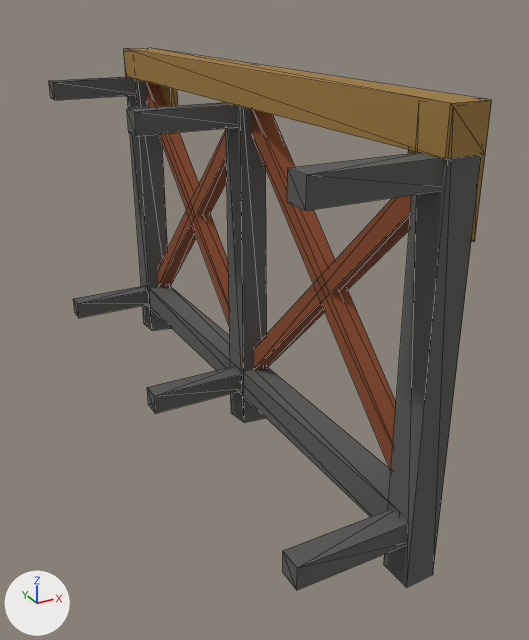
The glTF model game/public/models/arm_reinforced_cage.glb as it was, and as the next commit left it.
Both versions are drawn from a camera (50 mm lens) standing at (-0.35, -1.543, 1.043) and looking at (0.433, -0.12, 0.331). The lights are fixed; the arrows at lower left show +X, +Y and +Z. The picture after the commit comes second. Mesh edges are drawn as thin lines. Vertices at exactly the same position are counted once.

The first picture shows 'arm_reinforced_cage'.
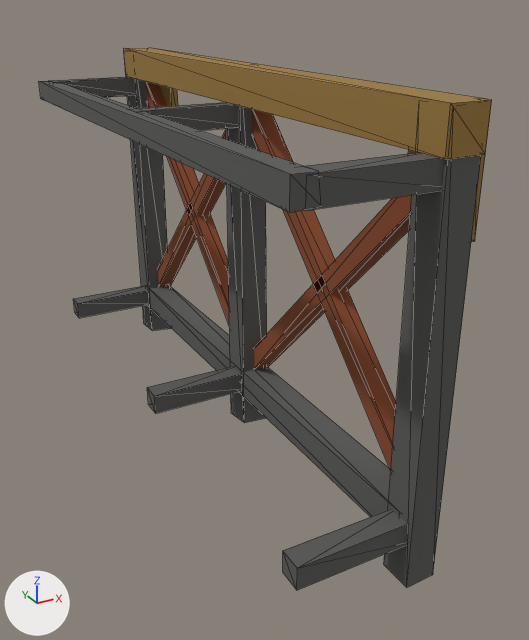
Scene script edits in JSON lines:
```json
{"block": "me_cube", "where": "# used by ob_arm_reinforced_cage; location = (0.0, 0.0, 0.0)"}
{"op": "remove", "block": "me_cube", "code": "me_cube.from_pydata(...)  # 136 vertices, 204 faces; spans x 0.175..0.505, y -0.719..0.717, z -0.004..0.905"}
{"op": "add", "block": "me_cube", "code": "me_cube.from_pydata(...)  # 144 vertices, 216 faces; spans x 0.146..0.505, y -0.719..0.717, z -0.004..0.905"}
{"block": "me_cube", "change": "me_cube part 1"}
{"block": "me_cube", "change": "8 vertices are added at x 0.146..0.203, y -0.708..0.709, z 0.774..0.828"}
{"block": "me_cube", "change": "12 new faces join them, mat_metal (dark grey #5a5a58)"}
```

What differs and where, as boxes (x1, y1, x2, y2) in the pictures (529 x 640 px):
```json
{"object": "arm_reinforced_cage", "change": "reshaped", "before": [49, 48, 492, 590], "after": [39, 48, 492, 590]}
{"part": 1, "of": "me_cube", "change": "added", "after": [39, 81, 321, 213]}
```
